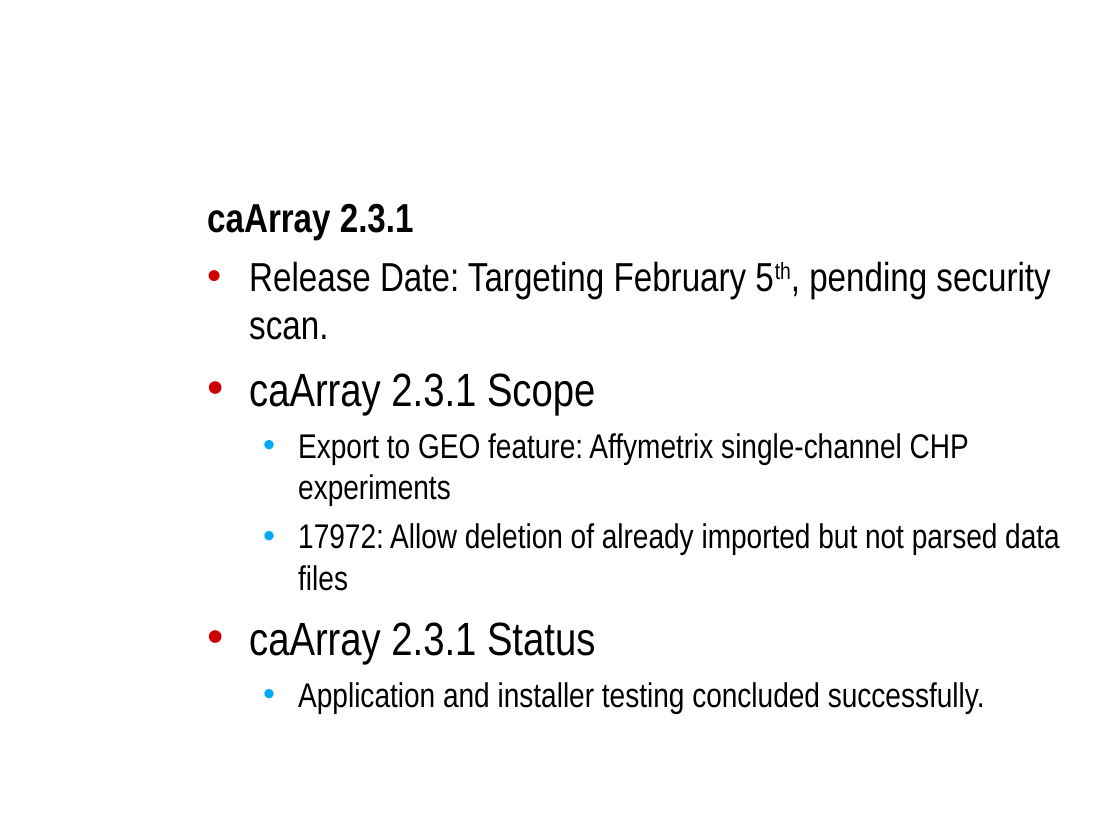
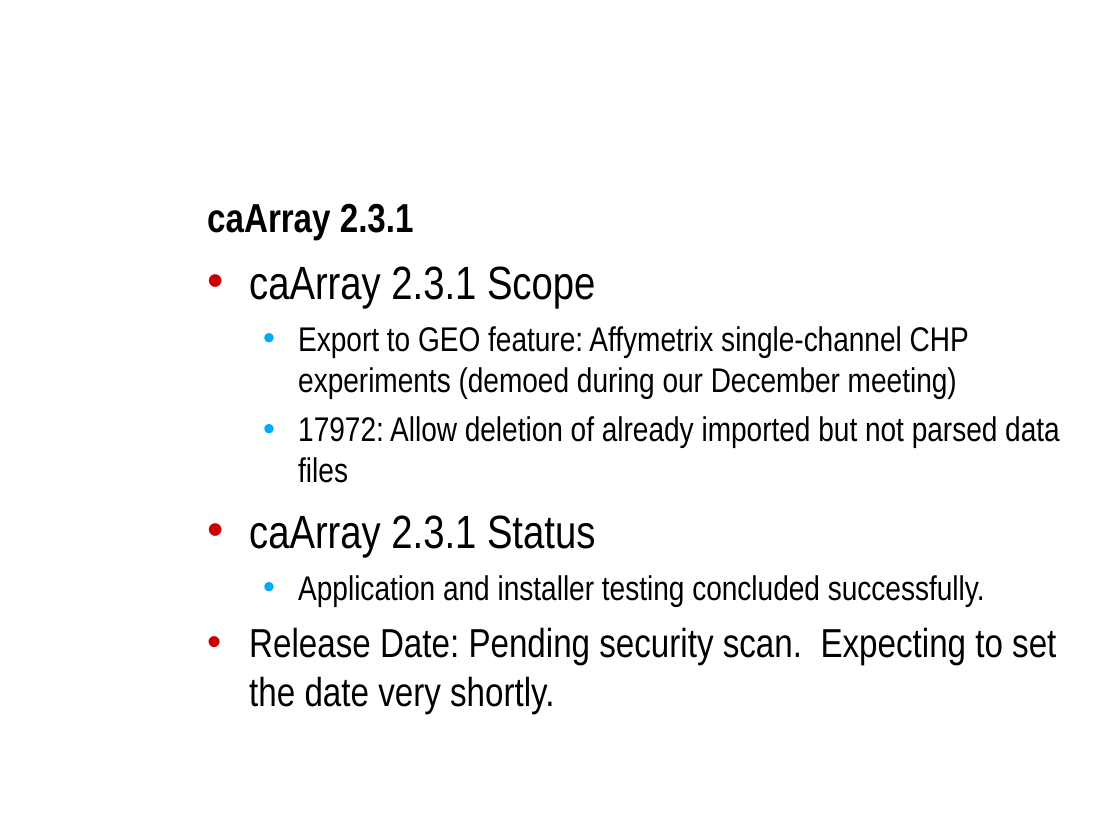
Before and after one commit to NCIP/caarray-docs, a slide deck: slide 3 of project_management/open_meetings/caArray User Community Meeting 2010.02.03.ppt. Drawn at 1120x840 pixels with LibreOffice and Linux fonts; fonts in the diff are those of the drawing; background and template pictures are left out. Boxes give left, top, right and bottom in pixels: in the first picture for what was removed or moved away, otherwise in the second. Text is boxed around its words. In the diff, an @@ line names an element or a change of style, - is before the commit and + after.

Commit message:
updated the release date message.

```diff
--- a/project_management/open_meetings/caArray User Community Meeting 2010.02.03.ppt
+++ b/project_management/open_meetings/caArray User Community Meeting 2010.02.03.ppt
@@ text at (249,261,1050,340): paragraph removed @@
-• Release Date: Targeting February 5th, pending security scan.
@@ text at (298,326,969,399): text changed @@
-  • Export to GEO feature: Affymetrix single-channel CHP experiments
+  • Export to GEO feature: Affymetrix single-channel CHP experiments (demoed during our December meeting)
@@ text at (249,627,1056,714): paragraph added @@
+• Release Date: Pending security scan. Expecting to set the date very shortly.
```
